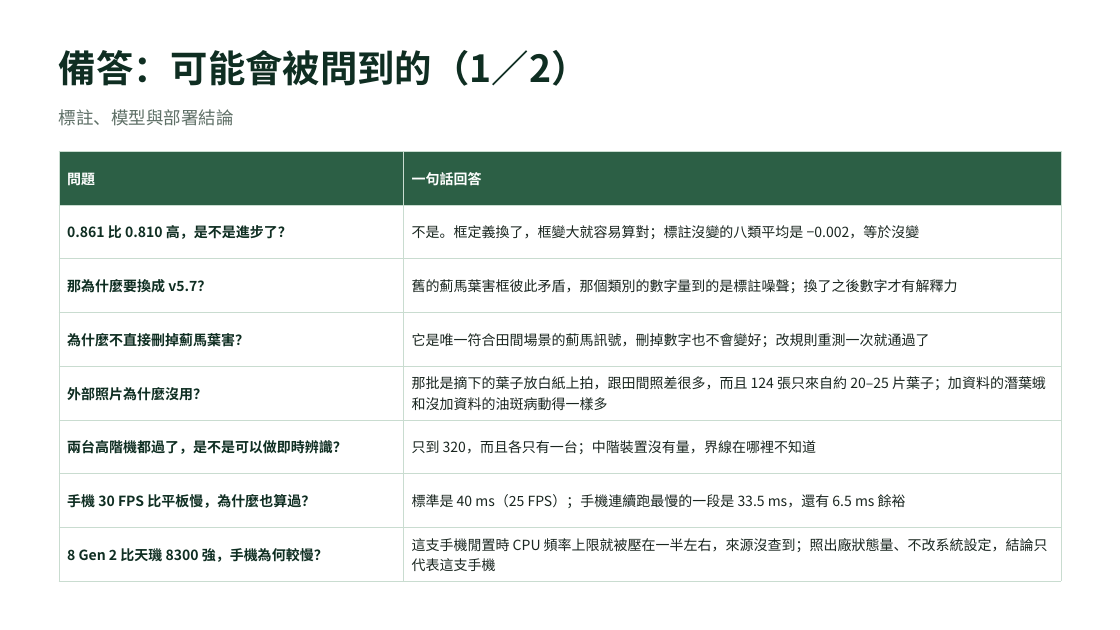
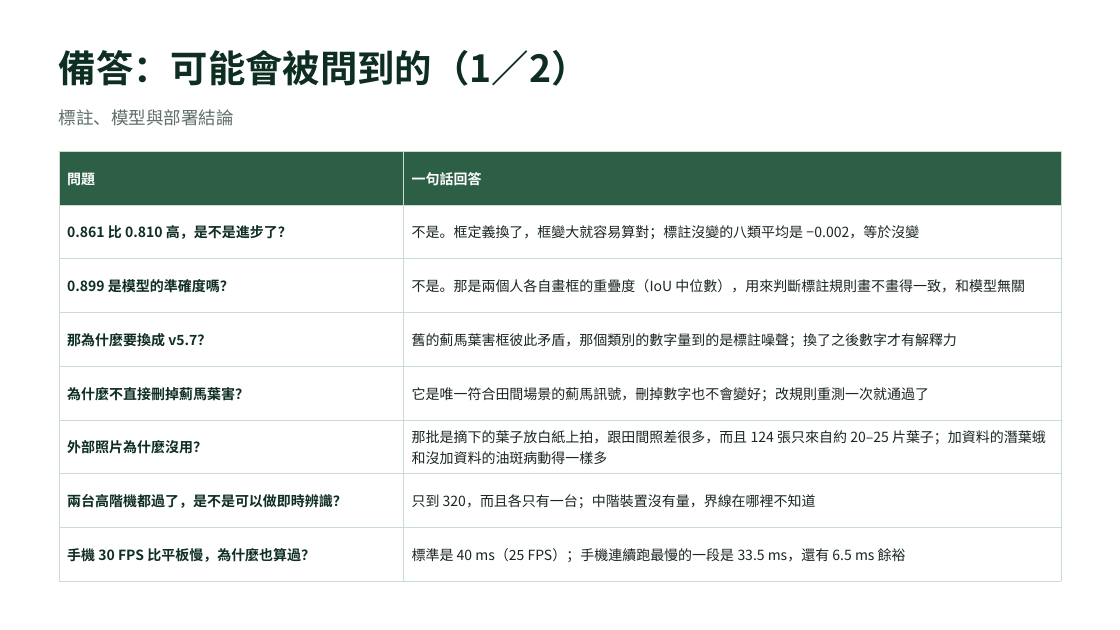
Before and after one commit to OneLeaf-dx/detection, a slide deck: slide 15 of docs/v12.3_簡報_口頭報告.pptx. Drawn at 1120x630 pixels with LibreOffice and Linux fonts; fonts in the diff are those of the drawing. Boxes give left, top, right and bottom in pixels: in the first picture for what was removed or moved away, otherwise in the second. Text is boxed around its words. In the diff, an @@ line names an element or a change of style, - is before the commit and + after.

```diff
--- a/docs/v12.3_簡報_口頭報告.pptx
+++ b/docs/v12.3_簡報_口頭報告.pptx
@@ table at (59, 151, 1061, 566) @@
+row 3: 0.899 是模型的準確度嗎？ | 不是。那是兩個人各自畫框的重疊度（IoU 中位數），用來判斷標註規則畫不畫得一致，和模型無關
-row 8: 8 Gen 2 比天璣 8300 強，手機為何較慢？ | 這支手機閒置時 CPU 頻率上限就被壓在一半左右，來源沒查到；照出廠狀態量、不改系統設定，結論只代表這支手機
```
Also in this commit, not shown: 2 other slides changed, 3 other files.
